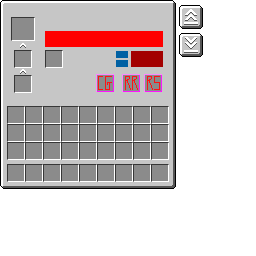
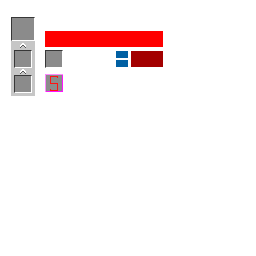
Before/after of a 256 x 256 layered artwork. What changed in the layer stack:
painted on "send" over 45, 74, 63, 92
hid "direction Buttons" over 184, 9, 198, 53
hid "vac_pipe_station_send.png" over 0, 0, 203, 189
